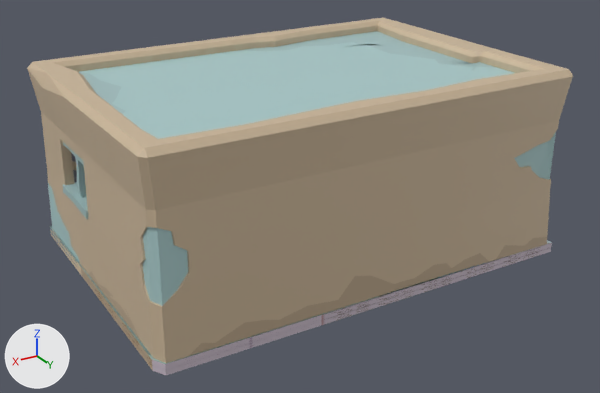
Renders of the FBX model Assets/Model/housing/House1.fbx from each side of a commit.
The view is the same before and after, from a 50 mm lens placed at (0.0722, 0.1219, 0.0688), pointed at (0.0013, 0.0038, 0.0097). The axes (+X, +Y, +Z) are drawn at lower left. The lights are the same throughout. Where no turn or scale is listed for an object, it has been applied to the vertices.
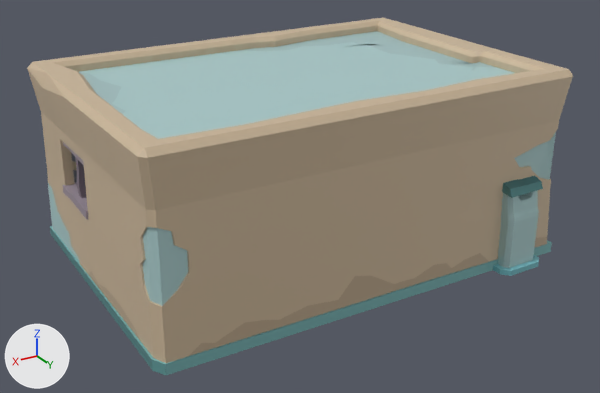
The change, as a diff of the scene's bpy script:
```diff
--- a/Assets/Model/housing/House1.fbx.py
+++ b/Assets/Model/housing/House1.fbx.py
@@ mat_lambert4 @@
+mat_lambert4 = principled_material('lambert4')
+mat_lambert4.texture = img_polygonfarm_texture_01_a_png
@@ me_mesh @@
 # used by ob_sm_bld_village_06; location = (0.0002, 0.0001, 0.0)
-me_mesh.from_pydata(...)  # 584 vertices, 1074 faces; spans x -0.0394..0.0394, y -0.0276..0.0276, z 0.0..0.0329
+me_mesh.from_pydata(...)  # 581 vertices, 1068 faces; spans x -0.0394..0.0394, y -0.0276..0.0276, z 0.0..0.0329
+# me_mesh part 2
+# 3 vertices are removed from x 0.0382..0.0383, y 0.0062..0.0155, z 0.0015..0.0032
+# 12 faces are deleted
+# 14 vertices in x 0.0354..0.0385, y -0.0145..-0.0014, z 0.0124..0.0135 move by (0.0, 0.0, -0.0001)
+# 18 vertices move within x 0.0354..0.0385, y -0.0145..-0.0014, z 0.012..0.0213
+# 6 new faces join them
+# me_mesh part 3: 168 kept faces spanning x -0.039..0.0385, y -0.0151..0.0037, z 0.012..0.0222 get new texture (UV) coordinates
 me_mesh.materials.append(mat_lambert2)
@@ me_mesh_003 @@
 # used by ob_pcube3; location = (0.0, 0.0, -0.0013)
-me_mesh_003.from_pydata(...)  # 10 vertices, 7 faces; spans x -0.0387..0.0388, y -0.0273..0.0275, z -0.0002..0.0008
+me_mesh_003.from_pydata(...)  # 18 vertices, 13 faces; spans x -0.0387..0.0388, y -0.0273..0.0275, z -0.0002..0.0007
+# me_mesh_003 part 4
+# 4 faces are deleted
+# 2 vertices move from x -0.0387..0.0388, y -0.0273, z -0.0002 to x -0.0387..0.0388, y -0.0273, z -0.0001
+# 8 vertices are added at x -0.0324..-0.0253, y -0.0273..0.0274, z -0.0002..0.0007
+# 10 new faces join them
+# me_mesh_003 part 5: 3 kept faces spanning x -0.0387..0.0388, y -0.0273..0.0275, z -0.0002..0.0007 get new texture (UV) coordinates
 me_mesh_003.materials.append(mat_lambert2)
@@ me_mesh_002 @@
 me_mesh_002.from_pydata(...)  # 10 vertices, 7 faces; spans x -0.0387..0.0388, y -0.0273..0.0275, z -0.0002..0.0008
 # used by ob_pcube2; location = (0.0, 0.0, -0.0004)
+# me_mesh_002 part 1: texture (UV) coordinates of 7 of 7 faces, centred in x -0.0387..0.0388, y -0.0273..0.0272, z -0.0002..0.0008, changed; they spanned u 0.12..0.87, v 0.0..1.0 and now span u 0.17..0.18, v 0.26..0.35
 me_mesh_002.materials.append(mat_lambert2)
@@ me_mesh_005 @@
+me_mesh_005.from_pydata(...)  # 52 vertices, 42 faces; spans x -0.0212..-0.012, y 0.0948..0.0986, z 0.0034..0.0194
+me_mesh_005.materials.append(mat_lambert4)  # picture img_polygonfarm_texture_01_a_png
@@ me_mesh_004 @@
+me_mesh_004.from_pydata(...)  # 32 vertices, 23 faces; spans x 9.462..9.725, y 1.786..1.989, z -2.015..-1.311
+me_mesh_004.materials.append(mat_lambert4)  # picture img_polygonfarm_texture_01_a_png
@@ ob_polysurface2 @@
+ob_polysurface2 = bpy.data.objects.new('polySurface2', me_mesh_005)
+ob_polysurface2.location = (-0.0125, -0.0681, -0.005)
@@ ob_polysurface1 @@
+ob_polysurface1 = bpy.data.objects.new('polySurface1', me_mesh_004)
+ob_polysurface1.parent = ob_school
+ob_polysurface1.location = (-9.617, -1.214, -1.798)
+ob_polysurface1.rotation_euler = (0.0, 0.0, -3.142)  # degrees (0, 0, -180)
+ob_polysurface1.scale = (-1.0, -1.0, -1.09)
@@ ob_school @@
+ob_school = bpy.data.objects.new('School', None)
+ob_school.location = (-0.0292, 0.028, 0.00716)
+ob_school.rotation_euler = (1.571, 0.0, 1.571)  # degrees (90, 0, 90)
+ob_school.scale = (0.01, 0.01, 0.01)
```

Changed parts and their boxes (x1, y1, x2, y2) in the pictures (600 x 393 px):
'polySurface2', added: after (493, 190, 539, 276)
'polySurface1', added (cyan): after (502, 176, 543, 198)
part 1 of me_mesh_002, surface changed (grey to cyan): (152, 243, 552, 370) in both
part 2 of me_mesh, cut back: (62, 157, 143, 328) in both
part 3 of me_mesh, surface changed: (63, 142, 84, 166) in both
part 4 of me_mesh_003, built on: (166, 247, 551, 375) in both
part 5 of me_mesh_003, surface changed: (50, 231, 166, 375) in both
